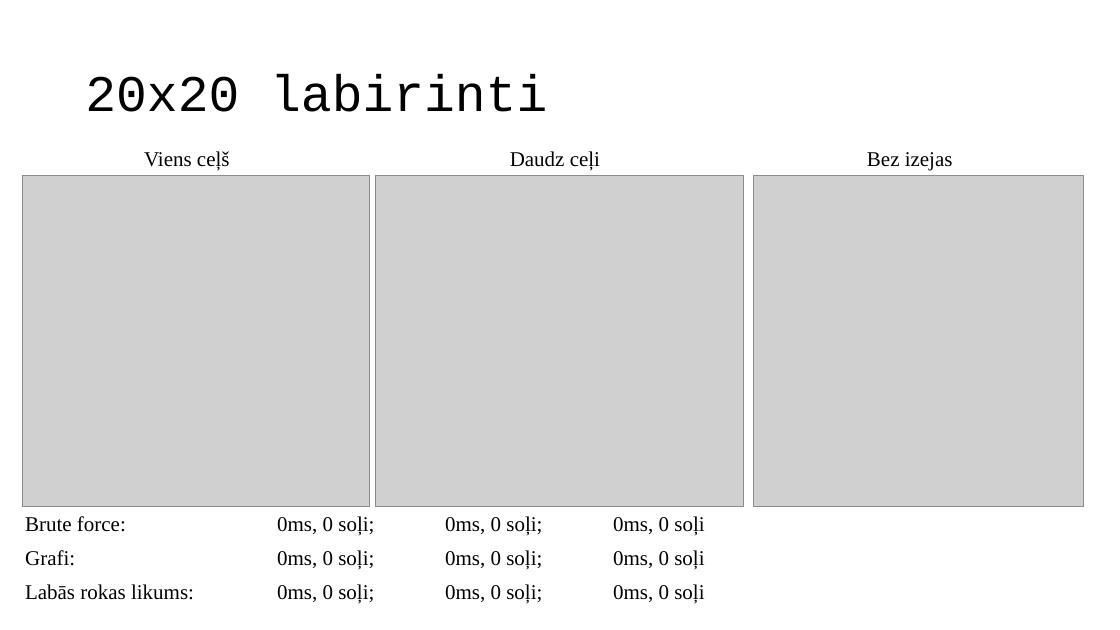
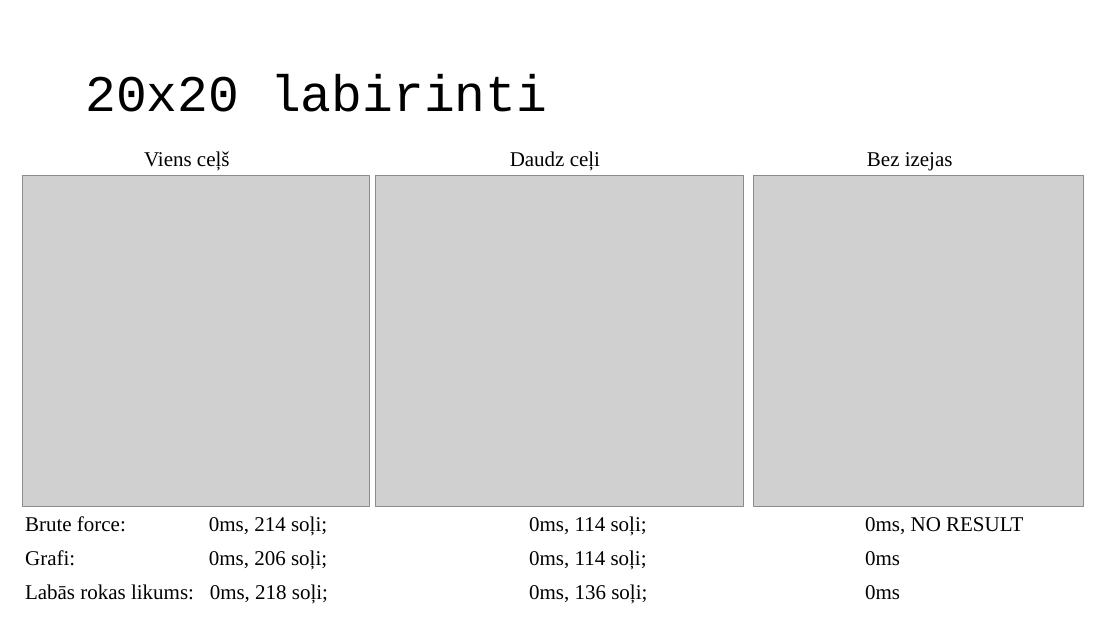
Before and after one commit to petrgabuniia/labirint, a slide deck: slide 4 of POGramētāji.pptx. Drawn at 1120x630 pixels with LibreOffice and Linux fonts; fonts in the diff are those of the drawing; grey boxes stand for pictures; background and template pictures are left out. Boxes give left, top, right and bottom in pixels: in the first picture for what was removed or moved away, otherwise in the second. Text is boxed around its words. In the diff, an @@ line names an element or a change of style, - is before the commit and + after.

Commit message:
update presentation

```diff
--- a/POGramētāji.pptx
+++ b/POGramētāji.pptx
@@ text at [25,516,1023,536]: text changed @@
-Brute force: 0ms, 0 soļi; 0ms, 0 soļi; 0ms, 0 soļi
+Brute force: 0ms, 214 soļi; 0ms, 114 soļi; 0ms, NO RESULT
@@ text at [25,550,900,570]: text changed @@
-Grafi: 0ms, 0 soļi; 0ms, 0 soļi; 0ms, 0 soļi
+Grafi: 0ms, 206 soļi; 0ms, 114 soļi; 0ms
@@ text at [25,584,900,604]: text changed @@
-Labās rokas likums: 0ms, 0 soļi; 0ms, 0 soļi; 0ms, 0 soļi
+Labās rokas likums: 0ms, 218 soļi; 0ms, 136 soļi; 0ms
```
Also in this commit, not shown: 2 other slides changed.
